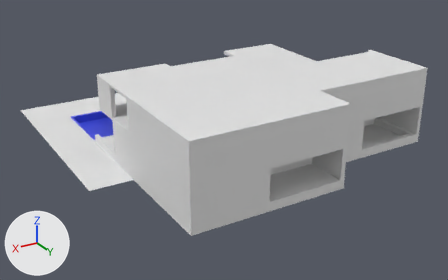
The FBX model Assets/models/HouseModels/VRCChillRoom.fbx: old version first, new version second.
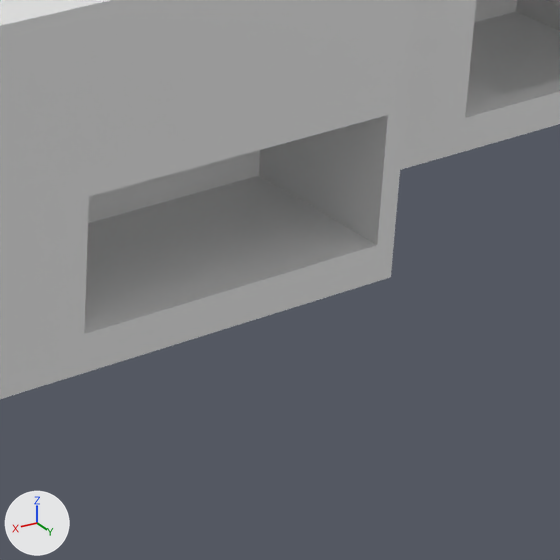
There are two pictures of each version: one whole from a camera (50 mm lens) standing at (54.6, 85.3, 45.2) and looking at (-1.9, -8.8, -1.9), one close up on the part from 56% to 86% of the width and 43% to 92% of the height. The lights are fixed; the arrows at lower left show +X, +Y and +Z. Where no turn or scale is listed for an object, it has been applied to the vertices.

Names of what the first close-up shows: 'house model'.
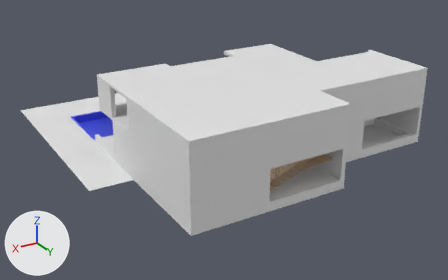
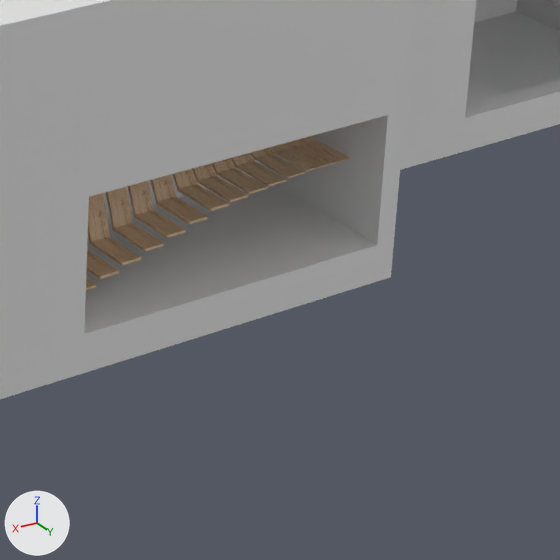
Where the newer file only moved an object's origin or applied its transform, the numbers keep the older frame.

What changed in the scene script:
```text
Add ob_cube_005:
    ob_cube_005 = bpy.data.objects.new('Cube.005', me_cube_108)  # 52 vertices, 56 faces; spans x -0.42..0.42, y -2.98..2.44, z -0.26..0.55; in mat_wood (picture img_istockphoto_1041326026_612x612_jpg)
    ob_cube_005.location = (-3.4, 15.56, 3.84)
Add ob_cube_008:
    ob_cube_008 = bpy.data.objects.new('Cube.008', me_cube_066)  # 52 vertices, 56 faces; spans x -0.42..0.42, y -2.98..2.44, z -2.22..2.99; in mat_wood (picture img_istockphoto_1041326026_612x612_jpg)
    ob_cube_008.location = (5.15, 15.56, 3.84)
Add ob_cube_017:
    ob_cube_017 = bpy.data.objects.new('Cube.017', me_cube_048)  # 52 vertices, 56 faces; spans x -0.42..0.42, y -2.98..2.44, z -2.52..3.29; in mat_wood (picture img_istockphoto_1041326026_612x612_jpg)
    ob_cube_017.location = (6.15, 15.56, 3.84)
Add ob_cube_026:
    ob_cube_026 = bpy.data.objects.new('Cube.026', me_cube_109)  # 52 vertices, 56 faces; spans x -1.73..0.45, y -2.98..2.44, z -0.18..0.39; in mat_wood (picture img_istockphoto_1041326026_612x612_jpg)
    ob_cube_026.location = (-4.3, 15.56, 3.84)
Add ob_cube_002:
    ob_cube_002 = bpy.data.objects.new('Cube.002', me_cube_106)  # 52 vertices, 56 faces; spans x -0.42..0.42, y -2.98..2.44, z -0.46..0.97; in mat_wood (picture img_istockphoto_1041326026_612x612_jpg)
    ob_cube_002.location = (-1.6, 15.56, 3.84)
Add ob_cube_011:
    ob_cube_011 = bpy.data.objects.new('Cube.011', me_cube_068)  # 52 vertices, 56 faces; spans x -0.42..0.42, y -2.98..2.44, z -1.62..2.39; in mat_wood (picture img_istockphoto_1041326026_612x612_jpg)
    ob_cube_011.location = (3.15, 15.56, 3.84)
Add ob_cube_003:
    ob_cube_003 = bpy.data.objects.new('Cube.003', me_cube_107)  # 52 vertices, 56 faces; spans x -0.42..0.42, y -2.98..2.44, z -0.37..0.78; in mat_wood (picture img_istockphoto_1041326026_612x612_jpg)
    ob_cube_003.location = (-2.5, 15.56, 3.84)
Add ob_cube_016:
    ob_cube_016 = bpy.data.objects.new('Cube.016', me_cube_069)  # 52 vertices, 56 faces; spans x -0.42..0.42, y -2.98..2.44, z -0.72..1.49; in mat_wood (picture img_istockphoto_1041326026_612x612_jpg)
    ob_cube_016.location = (0.2, 15.56, 3.84)
Add ob_cube_007:
    ob_cube_007 = bpy.data.objects.new('Cube.007', me_cube_065)  # 52 vertices, 56 faces; spans x -0.42..0.42, y -2.98..2.44, z -1.92..2.69; in mat_wood (picture img_istockphoto_1041326026_612x612_jpg)
    ob_cube_007.location = (4.18, 15.56, 3.84)
Add ob_cube_001:
    ob_cube_001 = bpy.data.objects.new('Cube.001', me_cube_105)  # 52 vertices, 56 faces; spans x -0.42..0.42, y -2.98..2.44, z -0.58..1.19; in mat_wood (picture img_istockphoto_1041326026_612x612_jpg)
    ob_cube_001.location = (-0.7, 15.56, 3.84)
Add ob_cube_033:
    ob_cube_033 = bpy.data.objects.new('Cube.033', me_cube_070)  # 52 vertices, 56 faces; spans x -0.42..0.42, y -2.98..2.44, z -1.02..1.79; in mat_wood (picture img_istockphoto_1041326026_612x612_jpg)
    ob_cube_033.location = (1.17, 15.56, 3.84)
Add ob_cube_009:
    ob_cube_009 = bpy.data.objects.new('Cube.009', me_cube_067)  # 52 vertices, 56 faces; spans x -0.42..0.42, y -2.98..2.44, z -1.32..2.09; in mat_wood (picture img_istockphoto_1041326026_612x612_jpg)
    ob_cube_009.location = (2.18, 15.56, 3.84)
```

Pixel boxes [x1, y1, x2, y2] of what changed, in the close-ups (560 x 560 px):
'Cube.026', added (brown)
    after: [269, 136, 350, 171]
'Cube.007', added (brown)
    after: [88, 193, 141, 265]
'Cube.011', added (brown)
    after: [106, 187, 164, 251]
'Cube.009', added (brown)
    after: [128, 181, 185, 238]
'Cube.033', added (brown)
    after: [150, 175, 208, 224]
'Cube.016', added (brown)
    after: [173, 169, 229, 211]
'Cube.001', added (brown)
    after: [192, 163, 248, 202]
'Cube.002', added (brown)
    after: [211, 158, 267, 194]
'Cube.003', added (brown)
    after: [231, 153, 286, 186]
'Cube.005', added (brown)
    after: [250, 148, 305, 178]
'Cube.008', added (brown)
    after: [87, 244, 119, 279]
'Cube.017', added
    after: [86, 278, 96, 290]
